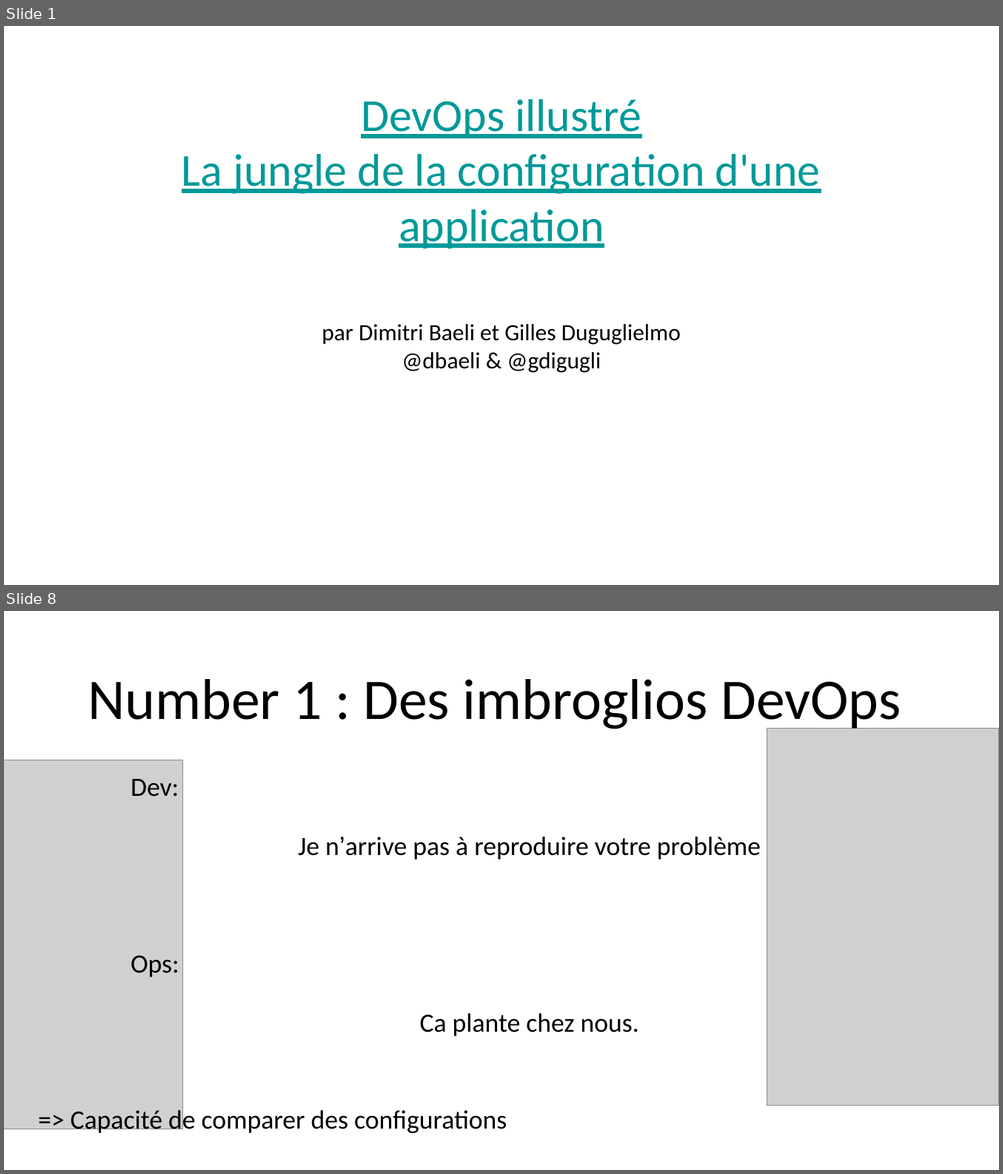
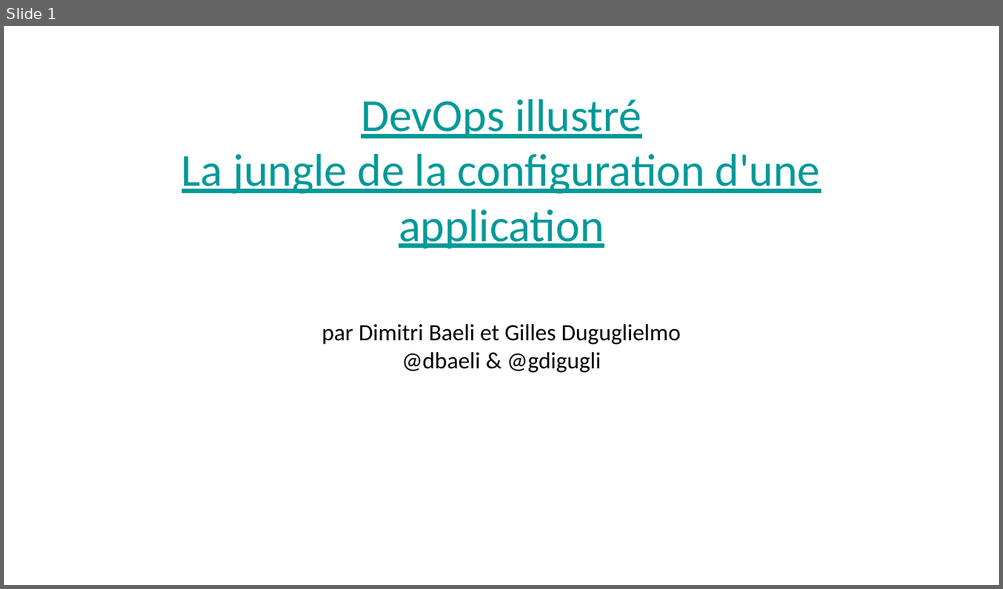
Before and after one commit to dbaeli/conf4j, a slide deck: Devops_Configuration_Jungle_Devoxx_FR_2012.pptx. Shown one above the other, each under a label of ours: slides 1 and 8 before the commit, slide 1 after it; the slides between them are not shown. The pictures are 1003x1174 and 1003x589 pixels, drawn with LibreOffice and Linux fonts; fonts in the diff are those of the drawing; grey boxes stand for pictures; background and template pictures are left out. Boxes give left, top, right and bottom in pixels: in the first picture for what was removed or moved away, otherwise in the second. Text is boxed around its words. In the diff, an @@ line names an element or a change of style, - is before the commit and + after.

```diff
--- a/Devops_Configuration_Jungle_Devoxx_FR_2012.pptx
+++ b/Devops_Configuration_Jungle_Devoxx_FR_2012.pptx
@@ slide 8 removed at (4,611,999,1170), background picture (left out) @@
@@ text removed at (88,679,900,732) @@
-Number 1 : Des imbroglios DevOps
@@ picture removed at (766,729,997,1106) @@
@@ picture removed at (4,760,182,1130) @@
@@ text removed at (131,779,760,1037) @@
-Dev:
-Je n’arrive pas à reproduire votre problème
-Ops:
-Ca plante chez nous.
@@ text removed at (71,1108,506,1136) @@
-  => Capacité de comparer des configurations
@@ page number removed at (980,1153,998,1170) @@
-8
```
Also in this commit, not shown: 2 slides changed, 12 slides added, 11 other slides removed, 5 other files.
